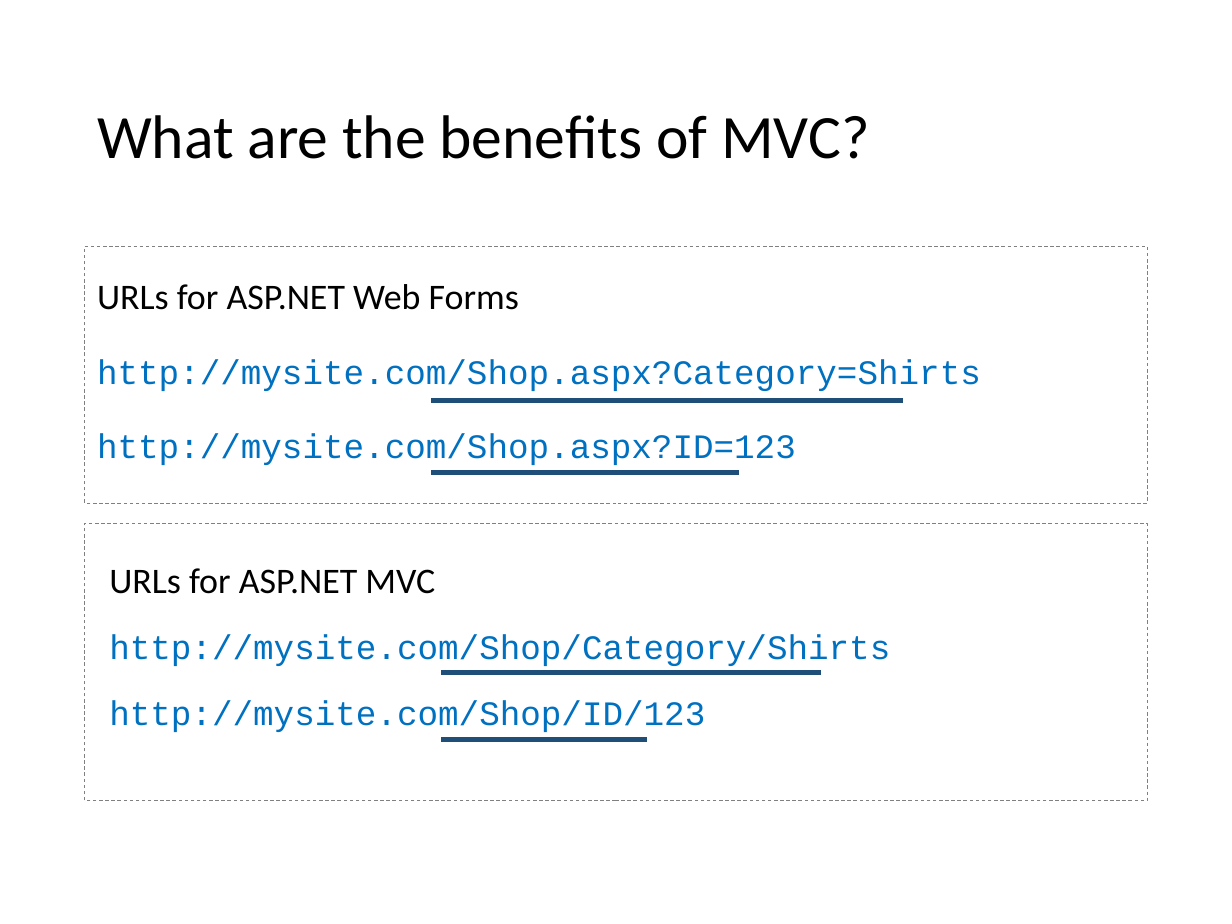
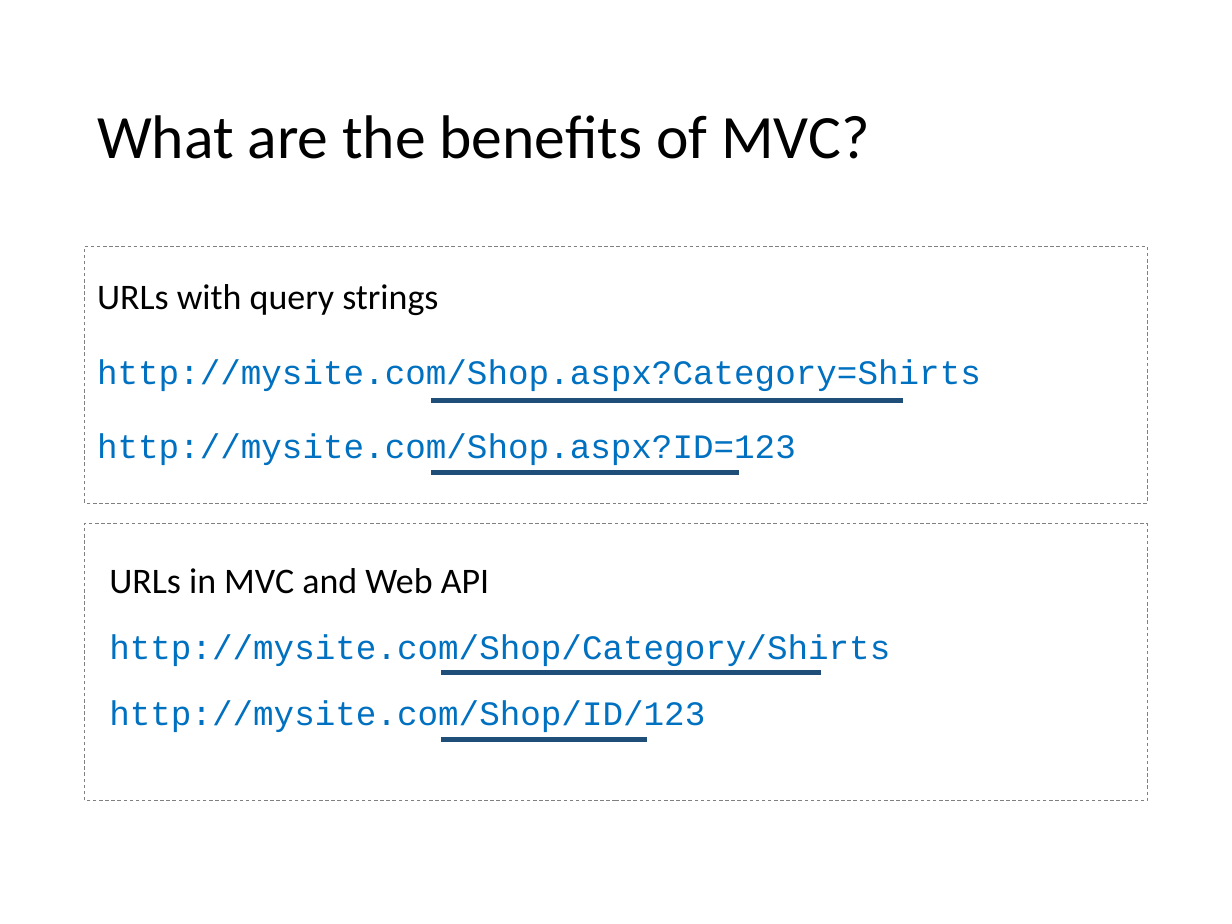
Before and after one commit to VolareSoftware/Presentations, a slide deck: slide 26 of Intro to MVC and Web API - Denver Dev Days/Introduction to MVC and Web API.pptx (slide 20 before the commit). Drawn at 1232x924 pixels with LibreOffice and Linux fonts; fonts in the diff are those of the drawing. Boxes give left, top, right and bottom in pixels: in the first picture for what was removed or moved away, otherwise in the second. Text is boxed around its words. In the diff, an @@ line names an element or a change of style, - is before the commit and + after.

```diff
--- a/Intro to MVC and Web API - Denver Dev Days/Introduction to MVC and Web API.pptx
+++ b/Intro to MVC and Web API - Denver Dev Days/Introduction to MVC and Web API.pptx
@@ text at (97, 284, 438, 315): text changed @@
-URLs for ASP.NET Web Forms
+URLs with query strings
@@ text in rectangle at (109, 568, 489, 594): text changed @@
-URLs for ASP.NET MVC
+URLs in MVC and Web API
```
Also in this commit, not shown: 17 other slides changed, 8 slides added, 2 slides removed, 1 other file.
